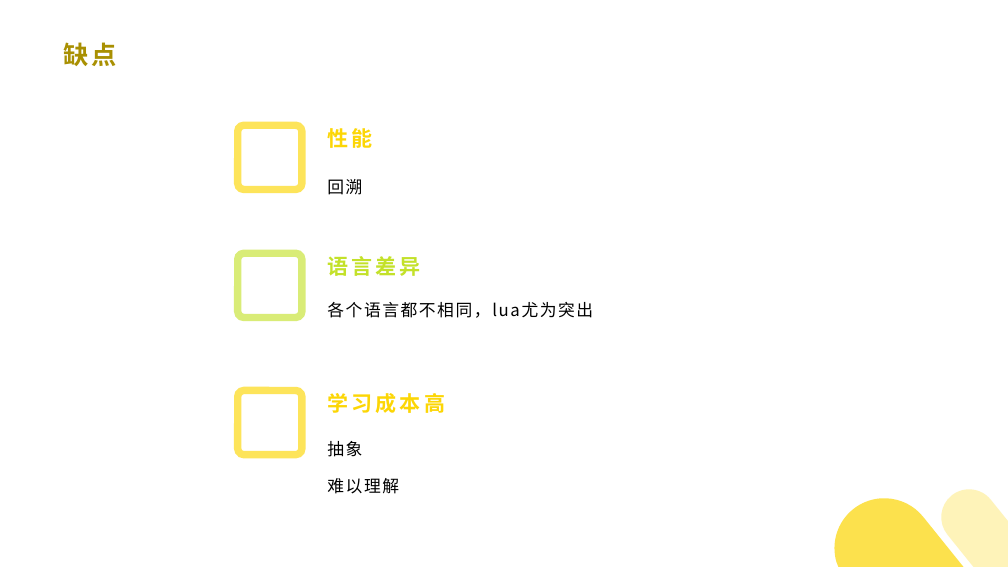
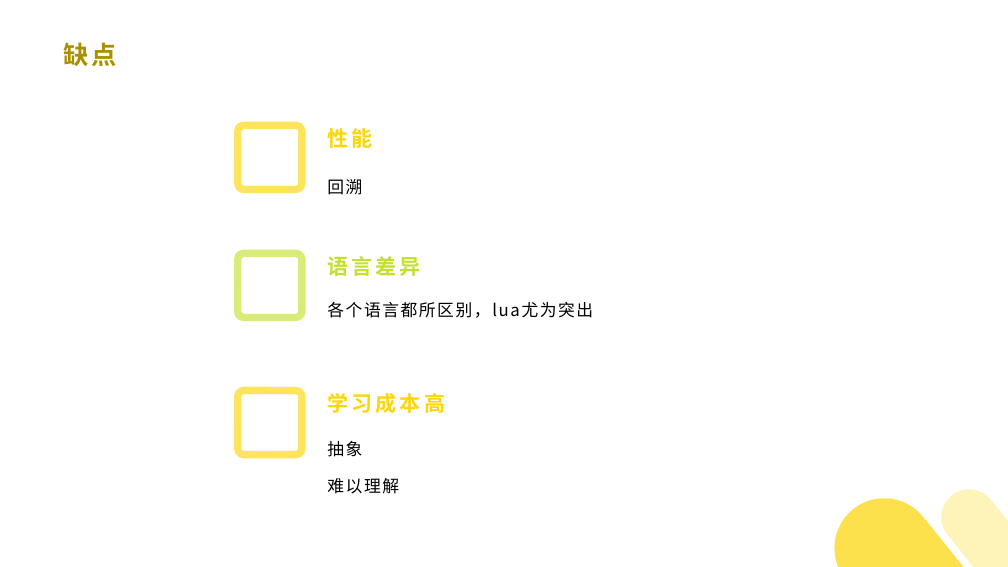
Before and after one commit to 382615666/note, a slide deck: slide 2 of 科普.pptx. Drawn at 1008x567 pixels with LibreOffice and Linux fonts; fonts in the diff are those of the drawing. Boxes give left, top, right and bottom in pixels: in the first picture for what was removed or moved away, otherwise in the second. Text is boxed around its words. In the diff, an @@ line names an element or a change of style, - is before the commit and + after.

```diff
--- a/科普.pptx
+++ b/科普.pptx
@@ text at (327,302,593,318): text changed @@
-各个语言都不相同，lua尤为突出
+各个语言都所区别，lua尤为突出
```
Also in this commit, not shown: 10 other slides changed, 8 other files.
